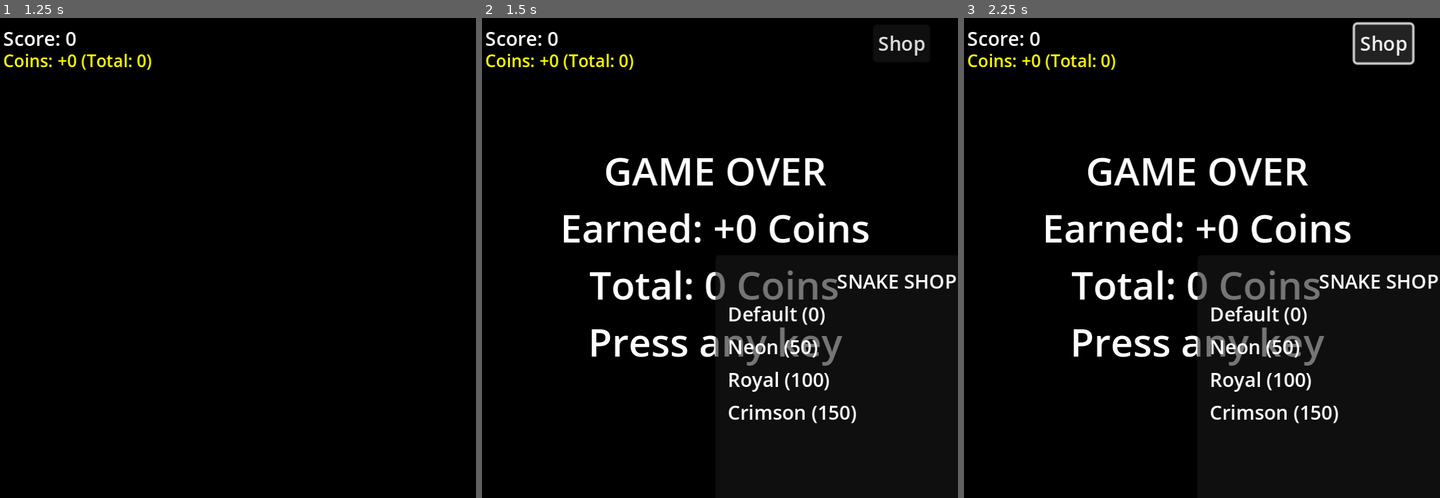
Above: before the commit, frames 1-3 (left to right).
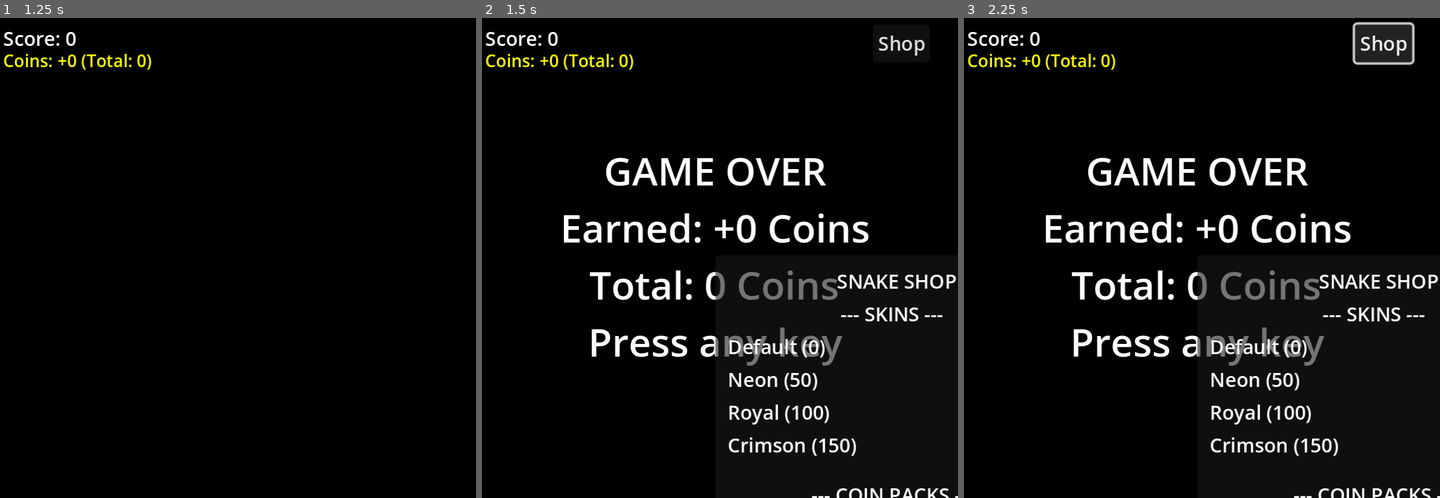
Above: after the commit, the same moments.

Repository: EiJackGH/snake-game
Game: Godot game, scene res://scenes/Main.tscn
Same seed, same stepped clock (60 frames per second), same inputs: the game is played once before the commit and once after it.
Inputs:
- Up to frame 1 (1.25 s): tap Enter at 0.5 s; hold Up (move_up) from 0.53 s (still down)
- Up to frame 2 (1.5 s): keep holding Up (move_up); tap Space at 1.25 s
- Up to frame 3 (2.25 s): release Up (move_up) at 2 s; click "Shop" at 2 s

Frame 1 is identical in both runs. In frame 2, 2.3% of the frame differs, in the area x 51-100%, y 60-100%; in frame 3, 2.3%.

Commit message:
Add Coin Shop section to the Shop menu
- Expanded the Shop UI to include a "Coin Packs" category.
- Implemented Starter, Booster, and Mega coin packs for acquiring coins.
- Added _on_coin_pack_pressed handler to update total_coins and save game data.
- Refactored setup_shop_ui to clearly distinguish between Skins and Coin Packs.
- Verified that the shop automatically opens when the player has 0 coins.

Co-authored-by: EiJackGH <172181576+EiJackGH@users.noreply.github.com>

Diff:
--- a/scripts/Main.gd
+++ b/scripts/Main.gd
@@ -22,6 +22,12 @@
 	"Neon": {"head_color": Color.CYAN, "body_color": Color.BLUE, "cost": 50},
 	"Royal": {"head_color": Color.GOLD, "body_color": Color.DARK_GOLDENROD, "cost": 100},
 	"Crimson": {"head_color": Color.RED, "body_color": Color.DARK_RED, "cost": 150}
+}
+
+const COIN_PACKS = {
+	"Starter Pack": 50,
+	"Booster Pack": 100,
+	"Mega Pack": 500
 }
 
 var owned_skins = ["Default"]
@@ -139,6 +145,11 @@
 	items_vbox.size_flags_horizontal = Control.SIZE_EXPAND_FILL
 	scroll.add_child(items_vbox)
 
+	var skins_label = Label.new()
+	skins_label.text = "--- SKINS ---"
+	skins_label.horizontal_alignment = HORIZONTAL_ALIGNMENT_CENTER
+	items_vbox.add_child(skins_label)
+
 	for skin_name in SKINS.keys():
 		var hbox = HBoxContainer.new()
 		items_vbox.add_child(hbox)
@@ -151,6 +162,29 @@
 		var btn = Button.new()
 		btn.name = skin_name + "Button"
 		btn.pressed.connect(_on_skin_button_pressed.bind(skin_name))
+		hbox.add_child(btn)
+
+	var spacer = Control.new()
+	spacer.custom_minimum_size = Vector2(0, 10)
+	items_vbox.add_child(spacer)
+
+	var coins_title_label = Label.new()
+	coins_title_label.text = "--- COIN PACKS ---"
+	coins_title_label.horizontal_alignment = HORIZONTAL_ALIGNMENT_CENTER
+	items_vbox.add_child(coins_title_label)
+
+	for pack_name in COIN_PACKS.keys():
+		var hbox = HBoxContainer.new()
+		items_vbox.add_child(hbox)
+
+		var label = Label.new()
+		label.text = pack_name + " (+" + str(COIN_PACKS[pack_name]) + ")"
+		label.size_flags_horizontal = Control.SIZE_EXPAND_FILL
+		hbox.add_child(label)
+
+		var btn = Button.new()
+		btn.text = "Get"
+		btn.pressed.connect(_on_coin_pack_pressed.bind(COIN_PACKS[pack_name]))
 		hbox.add_child(btn)
 
 	var close_btn = Button.new()
@@ -204,6 +238,12 @@
 	update_ui()
 	update_shop_ui()
 	queue_redraw()
+
+func _on_coin_pack_pressed(amount: int):
+	total_coins += amount
+	save_coins()
+	update_ui()
+	update_shop_ui()
 
 func _input(event):
 	if event.is_action_pressed("move_up") and direction != Vector2.DOWN:
